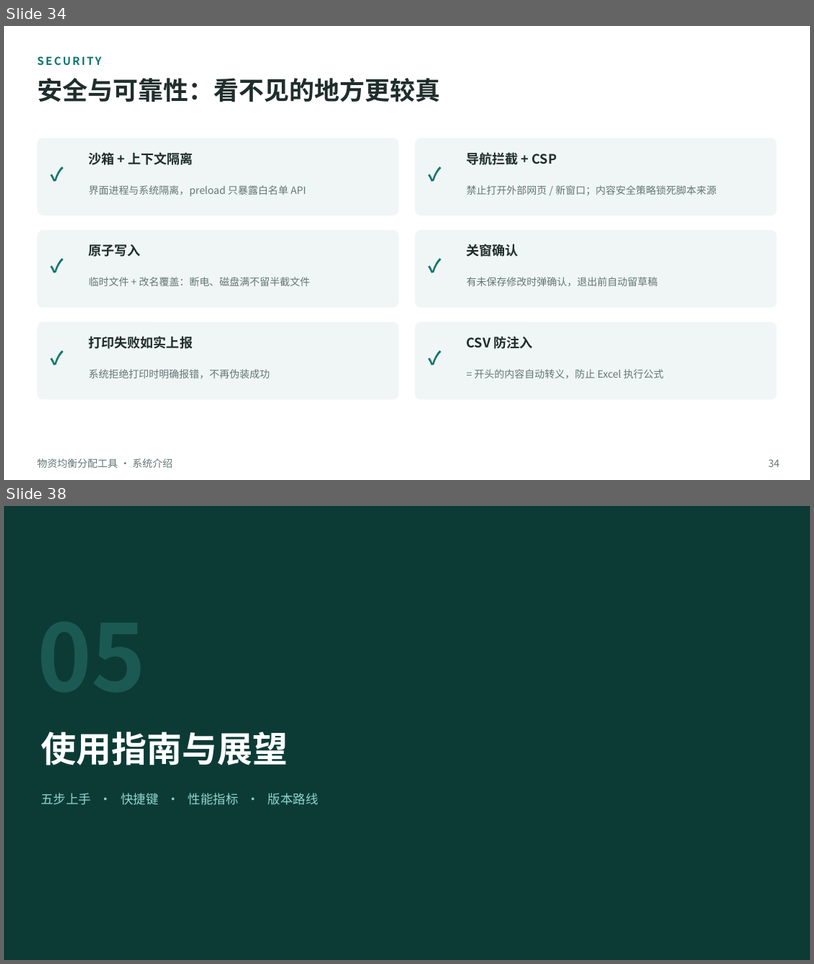
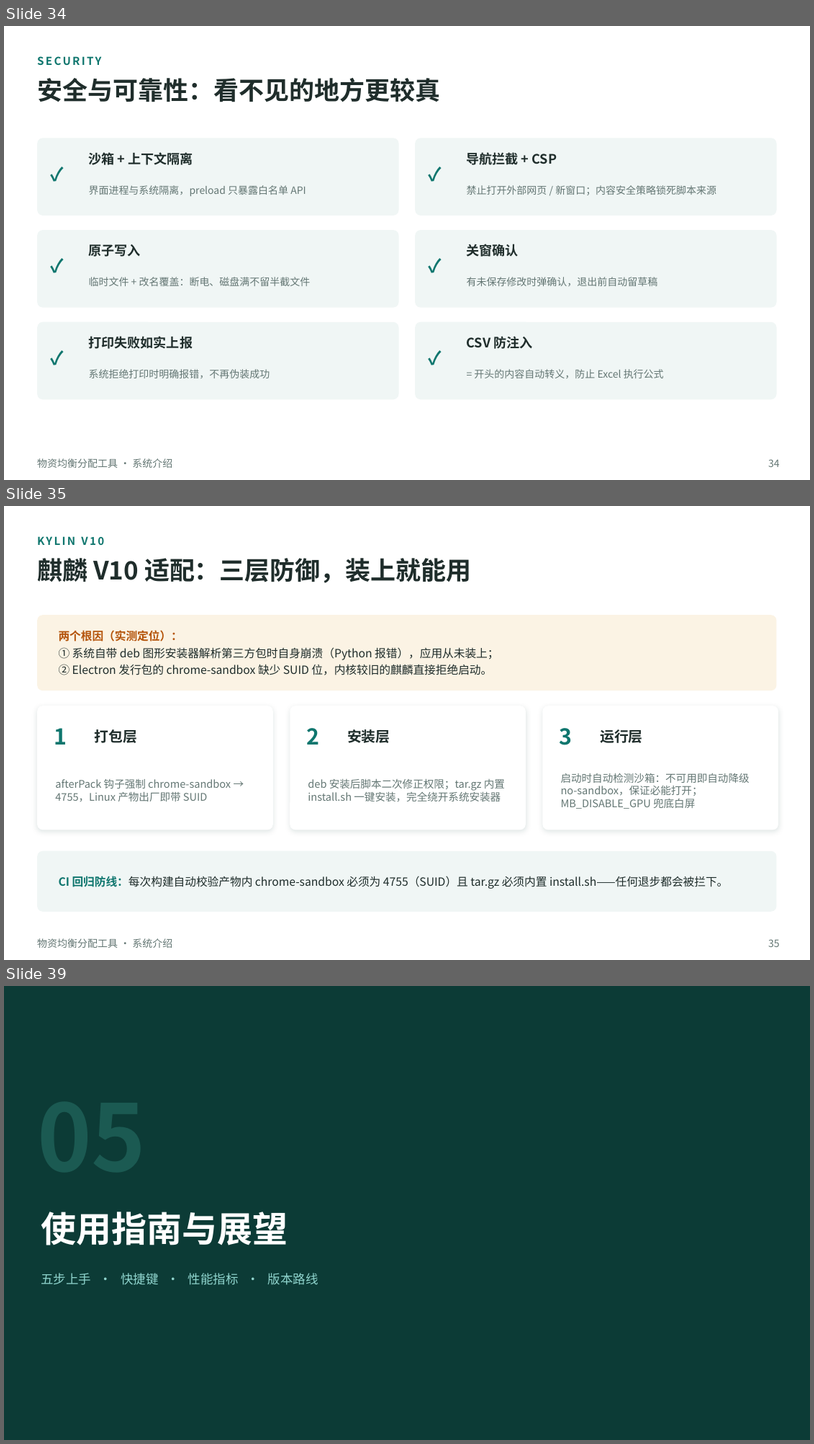
Before and after one commit to lzh745200/material-balancer, a slide deck: docs/系统介绍.pptx. Shown one above the other, each under a label of ours: slides 34 and 38 before the commit, slides 34, 35 and 39 after it; the slides between them are not shown. The pictures are 814x964 and 814x1444 pixels, drawn with LibreOffice and Linux fonts; fonts in the diff are those of the drawing. Boxes give left, top, right and bottom in pixels: in the first picture for what was removed or moved away, otherwise in the second. Text is boxed around its words. In the diff, an @@ line names an element or a change of style, - is before the commit and + after.

Commit message:
docs: 文档全面更新至 v1.1.1 + 系统介绍 PPT 重制（44 页）
- 新增 docs/使用手册.md：面向使用者的完整手册——双平台安装
  （Windows SmartScreen 说明 / 麒麟 install.sh 与 deb 命令行）、五步上手、
  全功能详解（策略/拖拽/锁定/排除/未分配池/方案历史/统计）、
  导入导出格式、快捷键、数据与备份、8 条 FAQ、已知限制
- docs/项目文件结构说明.md 同步 v1.1.1：补 build/ 打包钩子三文件、
  docs/ 目录、98 个测试分布、「改哪儿」速查表新增 Linux 打包与 PPT 条目
- docs/系统介绍.pptx 重制为 44 页：封面/关键数字/版本路线更新至 v1.1.1，
  新增「麒麟 V10 适配：三层防御」专页，测试分布图（23/37/32/6）与
  代码构成环图（约 6000 行）按实测刷新
- PPT 构建脚本收入仓库 scripts/build-ppt.cjs（npm run ppt 可复现），
  pptxgenjs 转为 devDependency；README 文档导航与目录树同步

```diff
--- a/docs/系统介绍.pptx
+++ b/docs/系统介绍.pptx
@@ slide 35 added at <box>4,506,810,960</box>, background #FFFFFF @@
@@ text added at <box>37,536,104,545</box>, 13 pt, text #0F766E, bold @@
+KYLIN V10
@@ text added at <box>37,554,472,587</box>, 30 pt, text #1F2D2B, bold @@
+麒麟 V10 适配：三层防御，装上就能用
@@ rounded rectangle added at <box>37,615,777,690</box>, fill #FBF3E4 @@
@@ text added at <box>59,630,499,675</box>, 13.5 pt, text #1F2D2B @@
+两个根因（实测定位）：
+① 系统自带 deb 图形安装器解析第三方包时自身崩溃（Python 报错），应用从未装上；
+② Electron 发行包的 chrome-sandbox 缺少 SUID 位，内核较旧的麒麟直接拒绝启动。
@@ rounded rectangle added at <box>37,705,273,830</box>, fill #FFFFFF @@
@@ rounded rectangle added at <box>290,705,526,830</box>, fill #FFFFFF @@
@@ rounded rectangle added at <box>543,705,779,830</box>, fill #FFFFFF @@
@@ text added at <box>54,728,67,744</box>, 26 pt, text #0F766E, bold @@
+1
@@ text added at <box>95,729,138,743</box>, 17 pt, text #1F2D2B, bold @@
+打包层
@@ text added at <box>307,728,320,744</box>, 26 pt, text #0F766E, bold @@
+2
@@ text added at <box>347,729,391,743</box>, 17 pt, text #1F2D2B, bold @@
+安装层
@@ text added at <box>560,728,573,745</box>, 26 pt, text #0F766E, bold @@
+3
@@ text added at <box>600,729,643,743</box>, 17 pt, text #1F2D2B, bold @@
+运行层
@@ text added at <box>55,779,231,801</box>, 12.5 pt, text #647774 @@
+afterPack 钩子强制 chrome-sandbox → 4755，Linux 产物出厂即带 SUID
@@ text added at <box>308,779,505,801</box>, 12.5 pt, text #647774 @@
+deb 安装后脚本二次修正权限；tar.gz 内置 install.sh 一键安装，完全绕开系统安装器
@@ text added at <box>561,773,750,808</box>, 12.5 pt, text #647774 @@
+启动时自动检测沙箱：不可用即自动降级 no-sandbox，保证必能打开；MB_DISABLE_GPU 兜底白屏
@@ rounded rectangle added at <box>37,851,777,911</box>, fill #F0F6F5 @@
@@ text added at <box>59,875,728,888</box>, 13.5 pt, text #1F2D2B @@
+CI 回归防线：每次构建自动校验产物内 chrome-sandbox 必须为 4755（SUID）且 tar.gz 必须内置 install.sh——任何退步都会被拦下。
@@ text added at <box>37,938,172,947</box>, 12 pt, text #647774 @@
+物资均衡分配工具 · 系统介绍
@@ text added at <box>769,939,780,947</box>, 12 pt, text #647774 @@
+35
@@ what was slide 38 is now slide 39 @@
```
Also in this commit, not shown: 12 slides changed, 7 other files.
